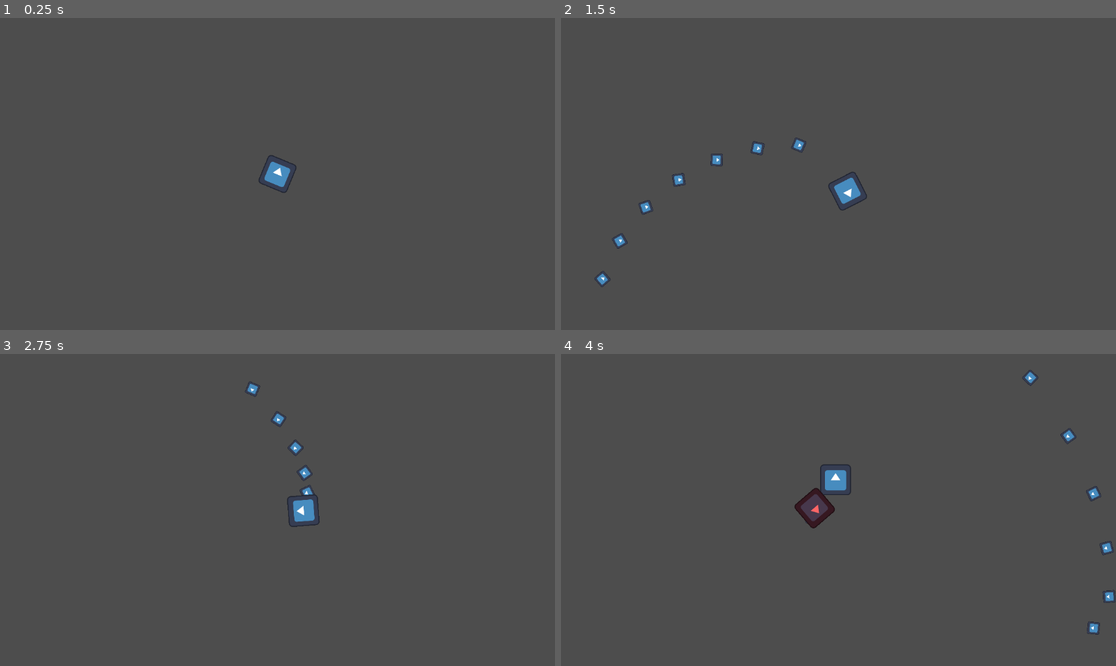
Above: before the commit, frames 1-4 (two rows, left to right).
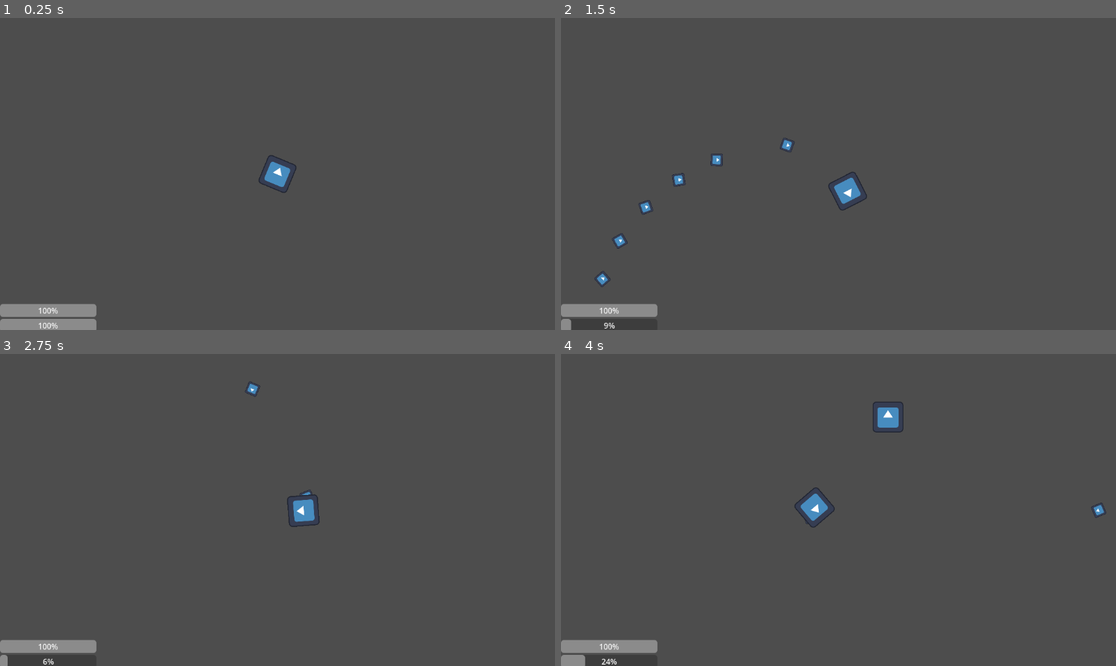
Above: after the commit, the same moments.

Repository: newestski/greatest-game-jam-ever
Game: Godot game, scene res://scenes/root.tscn
Two runs of this game, one before a commit and one after it. Both use one fixed random seed, a clock stepped at 60 frames per second and the inputs below. The engine's default icon, where the game draws it, is replaced by a stand-in: a white triangle on a blue panel in a dark square.
Inputs (mouse positions are in pixels of both pictures, inside the frame that each line leads up to):
- Up to frame 1 (0.25 s): no input
- Up to frame 2 (1.5 s): move the mouse to (960, 158) at 0.52 s; press the mouse at (960, 158) at 0.53 s; hold D (move_right) 0.53-1.28 s; move the mouse to (727, 189) at 1.27 s; release the mouse at (727, 189) at 1.28 s; hold S (move_down) from 1.28 s (still down); tap Space (fast_spin) at 1.35 s
- Up to frame 3 (2.75 s): click (166, 525) at 1.55 s; move the mouse to (333, 441) at 2.02 s; release S (move_down) at 2.03 s; press the mouse at (333, 441) at 2.03 s; hold D (move_right) from 2.03 s (still down)
- Up to frame 4 (4 s): move the mouse to (810, 572) at 2.77 s; release D (move_right) at 2.78 s; release the mouse at (810, 572) at 2.78 s; hold W (move_up) 2.78-3.53 s; click (810, 572) at 2.85 s; move the mouse to (1005, 556) at 3.52 s; hold A (move_left) from 3.53 s (still down); hold Space (fast_spin) from 3.53 s (still down); click (1005, 556) at 3.8 s

The runs differ from the first frame. In frame 1, 1.3% of the frame differs, in the area x 0-18%, y 91-100%; in frame 2, 0.9%; in frame 3, 1.0%; in frame 4, 2.5%, in the area x 0-100%, y 5-100%.

Commit message:
added an energy system to shooting
added energy an energy meter that decreases whenever you shoot and increases over time

Diff:
--- a/scenes/enemy_spawner.tscn
+++ b/scenes/enemy_spawner.tscn
@@ -7,10 +7,7 @@
 enemy_path = "res://scenes/enemies/enemy.tscn"
 
 [node name="Timer" type="Timer" parent="." unique_id=1246744339]
-wait_time = 2.0
+wait_time = 3.0
 autostart = true
 
-[node name="Marker2D" type="Marker2D" parent="." unique_id=642414809]
-gizmo_extents = 124.0
-
 [connection signal="timeout" from="Timer" to="." method="_on_timer_timeout"]
--- /dev/null
+++ b/scenes/game_ui.tscn
@@ -0,0 +1,48 @@
+[gd_scene format=3 uid="uid://b41onetcmh4ne"]
+
+[sub_resource type="GDScript" id="GDScript_ojb23"]
+resource_name = "game_ui"
+script/source = "extends Control
+
+@onready var health_bar: ProgressBar = $Control/VBoxContainer/HealthBar
+@onready var energy_bar: ProgressBar = $Control/VBoxContainer/EnergyBar
+@onready var player: Player = %Player
+
+func _process(delta: float) -> void:
+	if player:
+		health_bar.value = player.health_component.health
+		health_bar.max_value = player.health_component.max_health
+		energy_bar.value = player.energy
+		energy_bar.max_value = player.max_energy
+"
+
+[node name="GameUI" type="Control" unique_id=2131139602]
+layout_mode = 3
+anchors_preset = 15
+anchor_right = 1.0
+anchor_bottom = 1.0
+grow_horizontal = 2
+grow_vertical = 2
+script = SubResource("GDScript_ojb23")
+
+[node name="Control" type="Control" parent="." unique_id=1152021871]
+custom_minimum_size = Vector2(200, 50)
+layout_mode = 1
+anchors_preset = 2
+anchor_top = 1.0
+anchor_bottom = 1.0
+grow_vertical = 0
+
+[node name="VBoxContainer" type="VBoxContainer" parent="Control" unique_id=70523324]
+layout_mode = 1
+anchors_preset = 15
+anchor_right = 1.0
+anchor_bottom = 1.0
+grow_horizontal = 2
+grow_vertical = 2
+
+[node name="HealthBar" type="ProgressBar" parent="Control/VBoxContainer" unique_id=1051804231]
+layout_mode = 2
+
+[node name="EnergyBar" type="ProgressBar" parent="Control/VBoxContainer" unique_id=1862870217]
+layout_mode = 2
--- a/scenes/root.tscn
+++ b/scenes/root.tscn
@@ -2,13 +2,21 @@
 
 [ext_resource type="PackedScene" uid="uid://catoifbqlym3j" path="res://scenes/player.tscn" id="1_j5px3"]
 [ext_resource type="PackedScene" uid="uid://dlwtnxr8ct7gr" path="res://scenes/enemy_spawner.tscn" id="2_twpsu"]
+[ext_resource type="PackedScene" uid="uid://b41onetcmh4ne" path="res://scenes/game_ui.tscn" id="3_lrqlo"]
 
-[node name="Root" type="Node2D" unique_id=1290775341]
+[node name="Root" type="Node" unique_id=1944798513]
 
-[node name="Player" parent="." unique_id=1929232658 instance=ExtResource("1_j5px3")]
+[node name="Level" type="Node2D" parent="." unique_id=1290775341]
+
+[node name="Player" parent="Level" unique_id=1929232658 instance=ExtResource("1_j5px3")]
+unique_name_in_owner = true
 position = Vector2(154, -23)
 
-[node name="Camera2D" type="Camera2D" parent="Player" unique_id=22925503]
+[node name="Camera2D" type="Camera2D" parent="Level/Player" unique_id=22925503]
 position_smoothing_enabled = true
 
-[node name="EnemySpawner" parent="Player" unique_id=697891213 instance=ExtResource("2_twpsu")]
+[node name="EnemySpawner" parent="Level/Player" unique_id=697891213 instance=ExtResource("2_twpsu")]
+
+[node name="CanvasLayer" type="CanvasLayer" parent="." unique_id=177659179]
+
+[node name="GameUI" parent="CanvasLayer" unique_id=2131139602 instance=ExtResource("3_lrqlo")]
--- a/scripts/enemy.gd
+++ b/scripts/enemy.gd
@@ -11,7 +11,7 @@
 
 
 func _ready() -> void:
-	target = get_tree().current_scene.get_node("Player")
+	target = get_tree().current_scene.get_node("Level/Player") #this uses is bad practice i know. cam someone can fix it for me :3
 
 
 func _physics_process(_delta: float) -> void:
--- a/scripts/health_component.gd
+++ b/scripts/health_component.gd
@@ -3,6 +3,7 @@
 class_name HealthComponent
 
 @export var max_health: float = 100
+@export var passive_regen: float = 0.5 # health gained passively over time (hp points per second)
 @export var damagable: bool = true
 @export var health_team: String
 
@@ -25,7 +26,7 @@
 		damage_queue += amount
 
 
-func _process(_delta: float) -> void:
+func _process(delta: float) -> void:
 	if health <= 0:
 		if dead == false:
 			die()
@@ -40,6 +41,7 @@
 			print(character.name + " health = " + str(health))
 		if health > max_health:
 			health = max_health
+		health += delta * passive_regen
 
 
 func die():
--- a/scripts/player.gd
+++ b/scripts/player.gd
@@ -1,16 +1,21 @@
 class_name Player
 
 extends CharacterBody2D
+
+@onready var health_component: HealthComponent = $HealthComponent
 
 @export var walk_speed = 300.0 # walk speed (pixels per second)
 @export var spin_speed = 90 # default spin speed (degrees per second)
 @export var fast_spin_speed = 360 # faster spin speed (degrees per second)
 @export var fire_rate = 0.1 # minimum amount of time between shots (seconds)
+@export var max_energy = 5 # maximum amount of energy
+@export var energy_per_shot = 1 # energy cost of shooting once
+@export var energy_refill_rate = 1.5 # rate at with energy refills automatincally (units per second)
 @export var team: String = "player" # the team attributed to damage created by the player (prevents friendly fire)
-
 @export_file("*.tscn") var bullet_path: String #file path to the bullet that will be spawned by shooting
 
 var time_since_last_shot: float = 0.0 # keeps track of time since last shot
+var energy: float = max_energy # keeps track of current energy
 
 
 func _ready() -> void:
@@ -18,10 +23,12 @@
 
 
 func _physics_process(delta: float) -> void:
+	#shooting
 	if Input.is_action_pressed("shoot"):
-		if time_since_last_shot >= fire_rate:
+		if time_since_last_shot >= fire_rate and energy >= energy_per_shot:
 			spawn_bullet(bullet_path)
 			time_since_last_shot = 0
+			energy -= energy_per_shot
 
 	# walking
 	var input_direction = Vector2(Input.get_axis("move_left", "move_right"), Input.get_axis("move_up", "move_down"))
@@ -33,8 +40,14 @@
 	else:
 		rotation_degrees += spin_speed * delta
 
-	#update timers
+	#update time since last shot
 	time_since_last_shot += delta
+
+	#update energy meter
+	if energy < max_energy:
+		energy += delta * energy_refill_rate
+	else:
+		energy = max_energy
 
 	move_and_slide()
 
